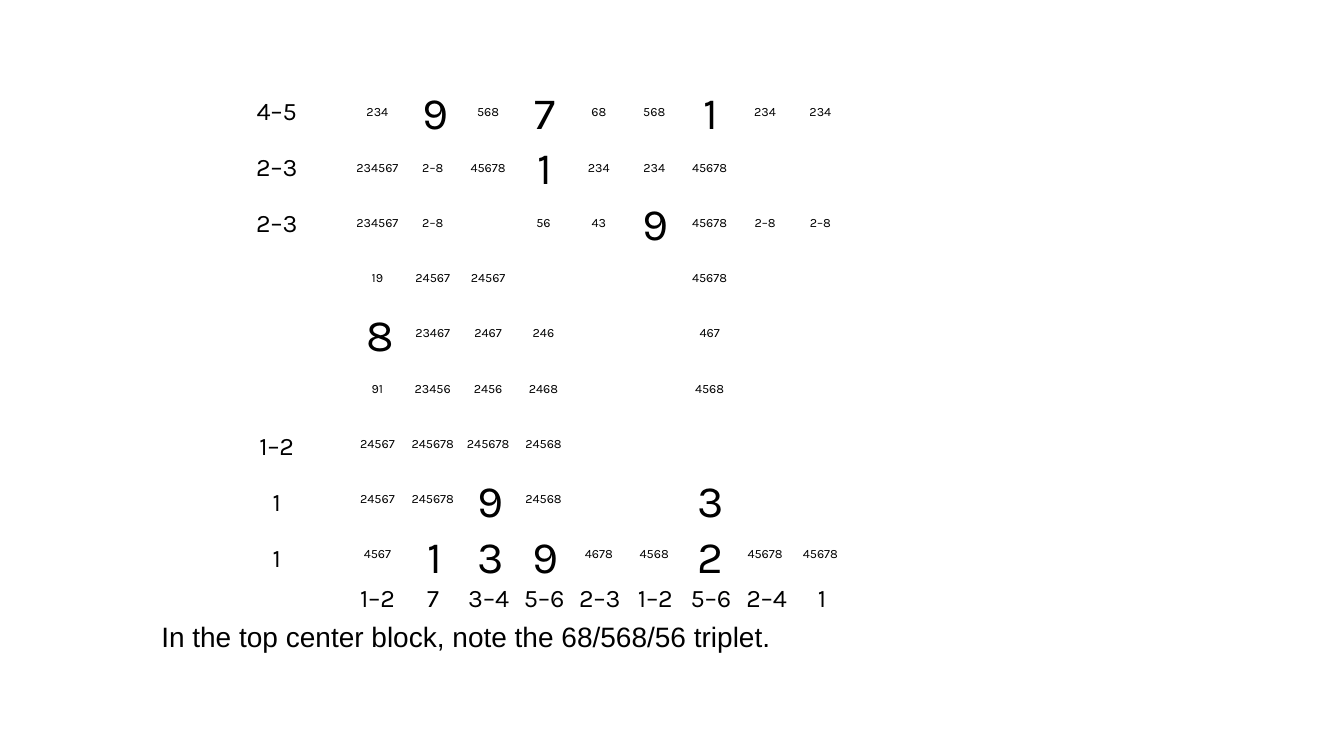
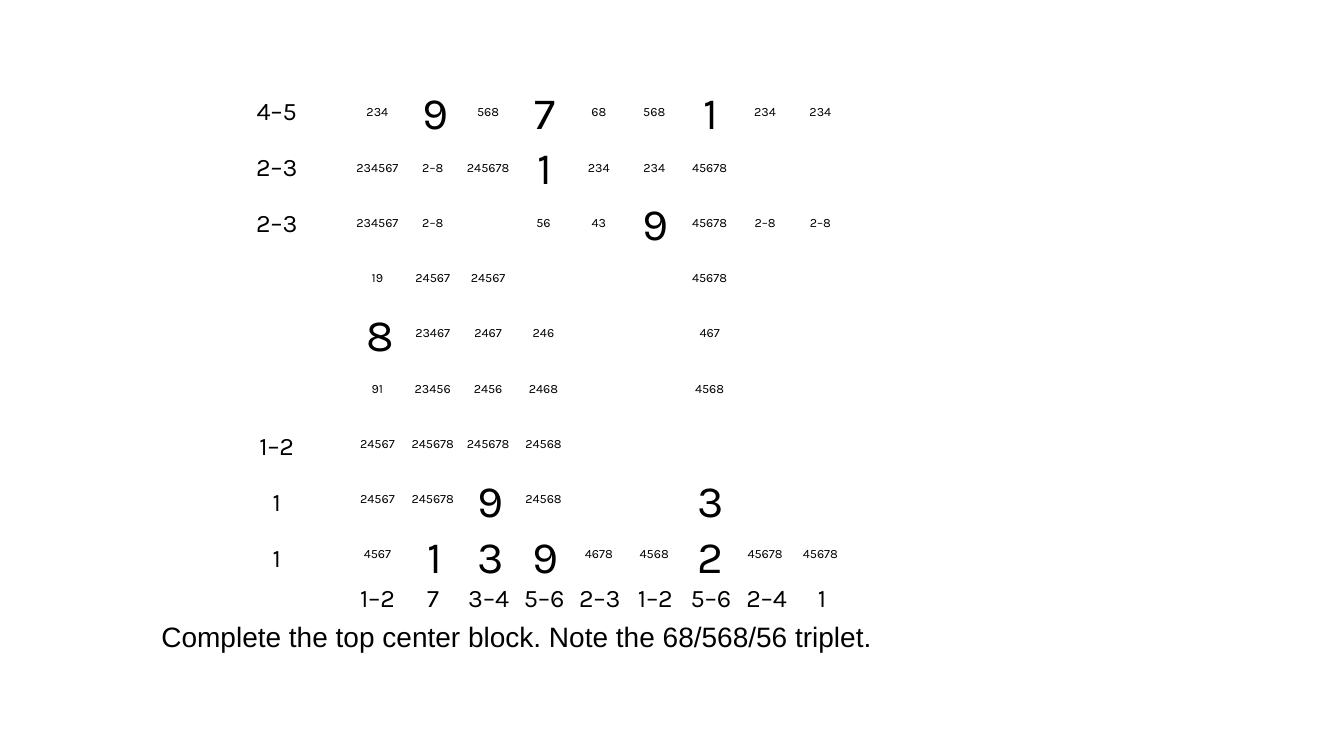
Before and after one commit to jhardis/WSJ_Number_Puzzles, a slide deck: slide 17 of 20260321_2.pptx (slide 16 before the commit). Drawn at 1344x756 pixels with LibreOffice and Linux fonts; fonts in the diff are those of the drawing; background and template pictures are left out. Boxes give left, top, right and bottom in pixels: in the first picture for what was removed or moved away, otherwise in the second. Text is boxed around its words. In the diff, an @@ line names an element or a change of style, - is before the commit and + after.

```diff
--- a/20260321_2.pptx
+++ b/20260321_2.pptx
@@ text at [467,164,509,172]: text changed @@
-45678
+245678
@@ text at [161,626,871,652]: text changed @@
-In the top center block, note the 68/568/56 triplet.
+Complete the top center block. Note the 68/568/56 triplet.
```
Also in this commit, not shown: 14 other slides changed, 1 slide added, 1 other file.
